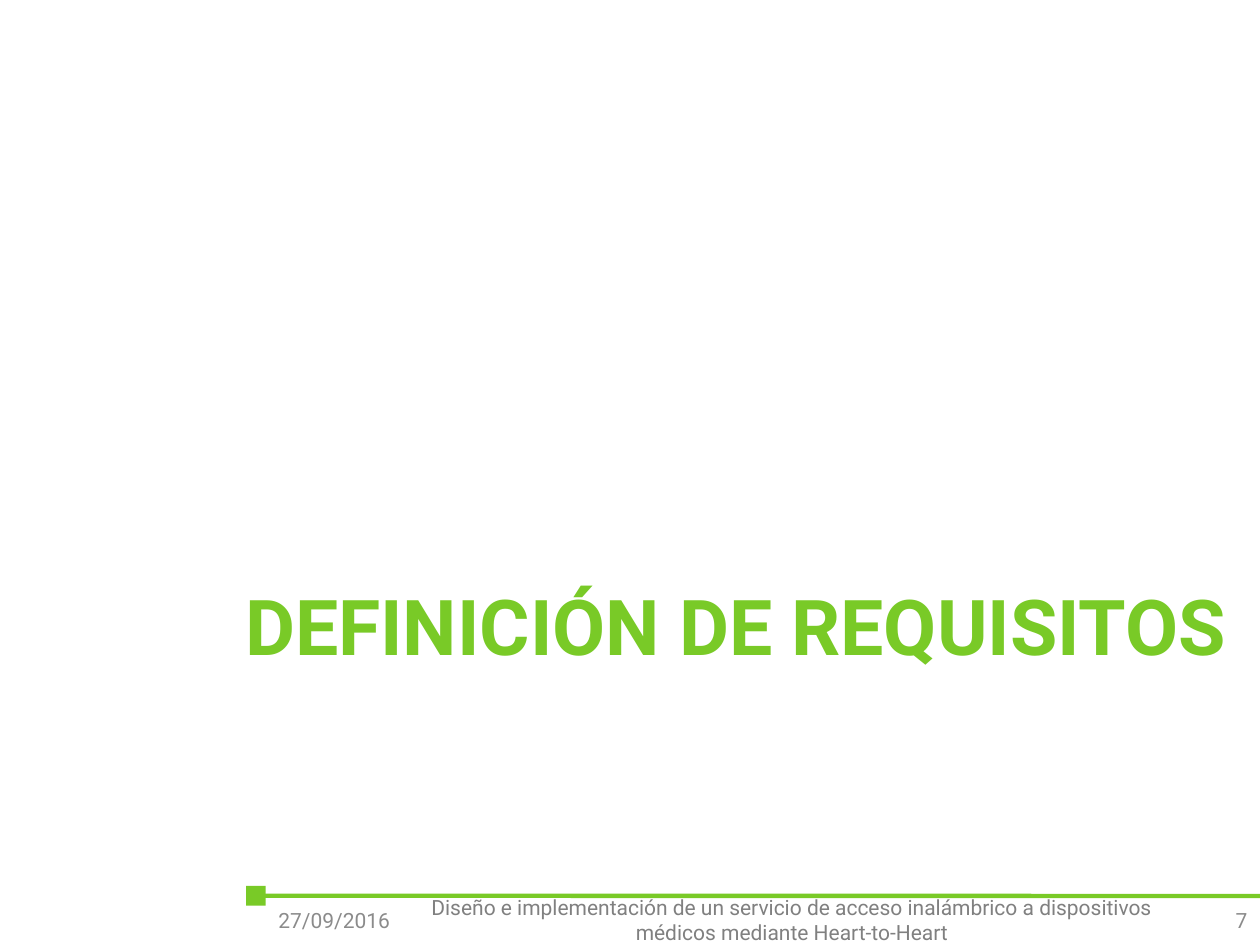
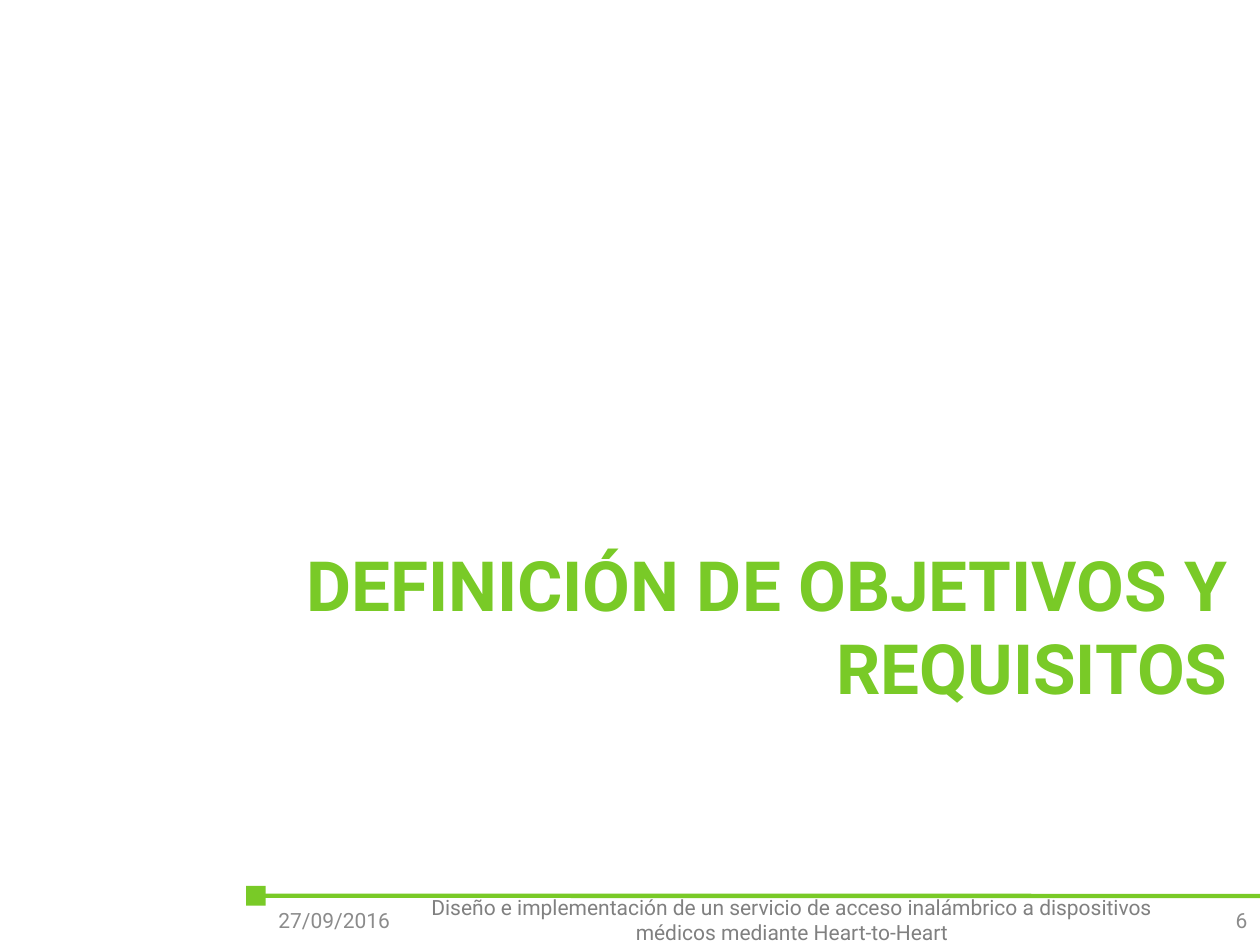
Before and after one commit to outsidersdelaelectronica/tiic-2015, a slide deck: slide 6 of doc/Tomas/presentacion/Diseño e implementación de un servicio de acceso inalámbrico a dispositivos médicos mediante Heart-to-Heart.pptx (slide 7 before the commit). Drawn at 1260x945 pixels with LibreOffice and Linux fonts; fonts in the diff are those of the drawing; background and template pictures are left out. Boxes give left, top, right and bottom in pixels: in the first picture for what was removed or moved away, otherwise in the second. Text is boxed around its words. In the diff, an @@ line names an element or a change of style, - is before the commit and + after.

```diff
--- a/doc/Tomas/presentacion/Diseño e implementación de un servicio de acceso inalámbrico a dispositivos médicos mediante Heart-to-Heart.pptx
+++ b/doc/Tomas/presentacion/Diseño e implementación de un servicio de acceso inalámbrico a dispositivos médicos mediante Heart-to-Heart.pptx
@@ title at bbox=[306, 548, 1228, 703]: text changed; size 44 to 39.6 pt @@
-DEFINICIÓN DE REQUISITOS
+DEFINICIÓN DE OBJETIVOS Y REQUISITOS
@@ page number at bbox=[1236, 913, 1248, 928]: text changed @@
-7
+6
```
Also in this commit, not shown: 12 other slides changed, 9 slides added, 20 other files.
